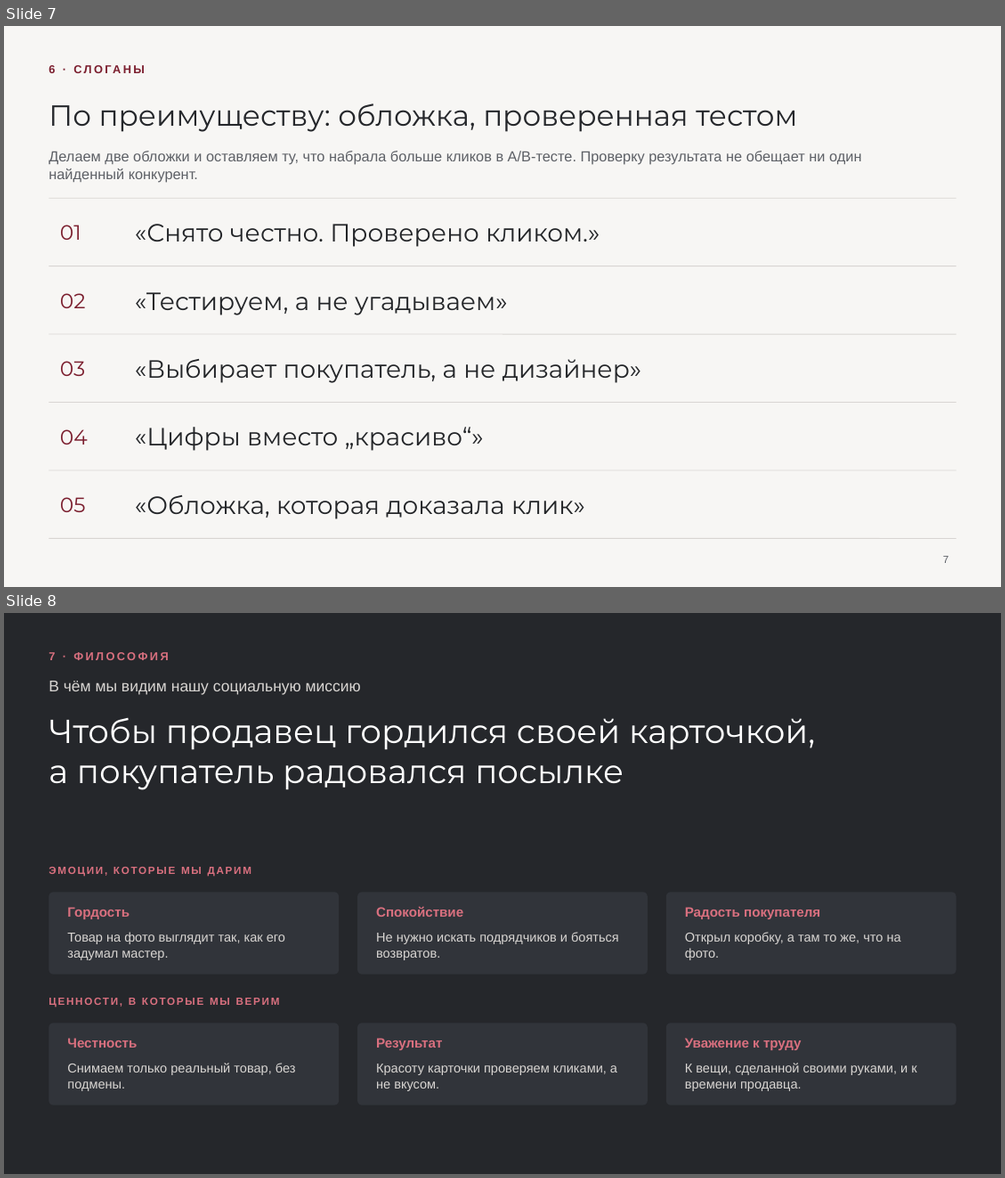
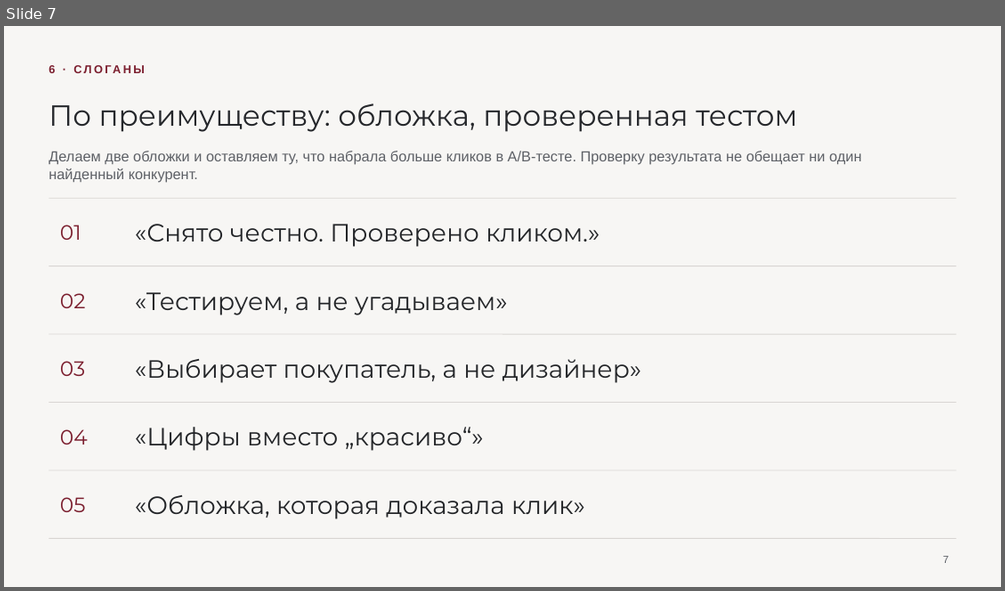
Before and after one commit to frnjuo/brand-photo-studio-, a slide deck: Презентация (редактируемая).pptx. Shown one above the other, each under a label of ours: slides 7 and 8 before the commit, slide 7 after it. The pictures are 1005x1178 and 1005x591 pixels, drawn with LibreOffice and Linux fonts; fonts in the diff are those of the drawing. Boxes give left, top, right and bottom in pixels: in the first picture for what was removed or moved away, otherwise in the second. Text is boxed around its words. In the diff, an @@ line names an element or a change of style, - is before the commit and + after.

```diff
--- a/Презентация (редактируемая).pptx
+++ b/Презентация (редактируемая).pptx
@@ slide 8 removed at [4, 613, 1001, 1174], background #25272B @@
@@ text removed at [48, 652, 168, 660] @@
-7 · ФИЛОСОФИЯ
@@ text removed at [48, 681, 361, 695] @@
-В чём мы видим нашу социальную миссию
@@ text removed at [48, 718, 815, 790] @@
-Чтобы продавец гордился своей карточкой, а покупатель радовался посылке
@@ text removed at [48, 867, 251, 876] @@
-ЭМОЦИИ, КОТОРЫЕ МЫ ДАРИМ
@@ rounded rectangle removed at [48, 892, 339, 974] @@
@@ rounded rectangle removed at [357, 892, 647, 974] @@
@@ text removed at [376, 906, 463, 916] @@
-Спокойствие
@@ rounded rectangle removed at [666, 892, 956, 974] @@
@@ text removed at [67, 907, 129, 919] @@
-Гордость
@@ text removed at [67, 932, 285, 960] @@
-Товар на фото выглядит так, как его задумал мастер.
@@ text removed at [376, 932, 619, 960] @@
-Не нужно искать подрядчиков и бояться возвратов.
@@ text removed at [685, 907, 820, 919] @@
-Радость покупателя
@@ text removed at [685, 932, 901, 960] @@
-Открыл коробку, а там то же, что на фото.
@@ text removed at [48, 996, 280, 1006] @@
-ЦЕННОСТИ, В КОТОРЫЕ МЫ ВЕРИМ
@@ rounded rectangle removed at [48, 1022, 339, 1105] @@
@@ text removed at [67, 1038, 137, 1047] @@
-Честность
@@ rounded rectangle removed at [357, 1022, 647, 1105] @@
@@ text removed at [376, 1038, 442, 1050] @@
-Результат
@@ rounded rectangle removed at [666, 1022, 956, 1105] @@
@@ text removed at [685, 1038, 801, 1050] @@
-Уважение к труду
@@ text removed at [67, 1062, 296, 1091] @@
-Снимаем только реальный товар, без подмены.
@@ text removed at [376, 1063, 617, 1091] @@
-Красоту карточки проверяем кликами, а не вкусом.
@@ text removed at [685, 1062, 916, 1091] @@
-К вещи, сделанной своими руками, и к времени продавца.
```
Also in this commit, not shown: 1 slide added, 3 other files.
